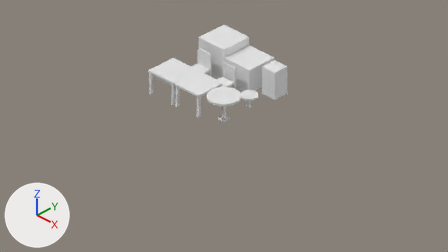
What one commit did to the Blender file assets/src/Furniture.blend.
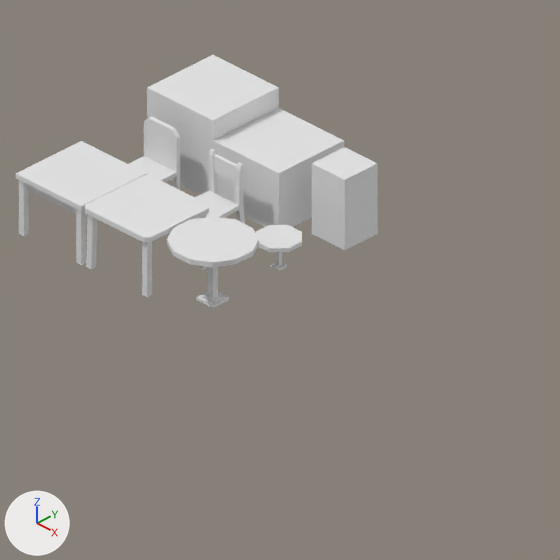
Each version appears first from the file's camera 'Camera', and next in a close-up on the part from 32% to 80% of the width and 1% to 87% of the height. Arrows for +X, +Y and +Z are at lower left; the lights stay in place.

In view in the first close-up: 'BasicChair', 'BasicTable', 'RoundChair', 'RoundTable', 'SimpleChair', 'SimpleTable', 'UnitChair', 'UnitCube', 'UnitTable'.
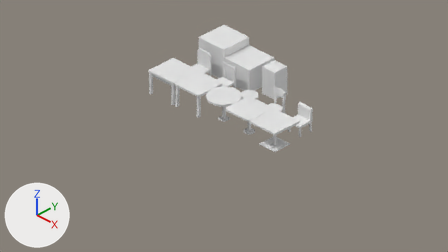
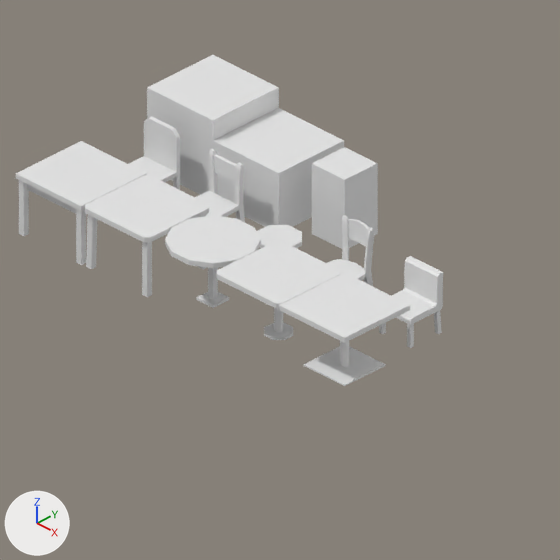
Pixel boxes (x1, y1, x2, y2) of what changed, in the close-ups (560 x 560 px):
'ContemporaryTable', added: after (279, 273, 410, 386)
'ModernTable', added: after (217, 241, 341, 340)
'ContemporaryChair', added: after (379, 256, 443, 348)
'ModernChair', added: after (327, 215, 375, 286)

Diff of the bpy script that builds the scene:
```diff
--- a/assets/src/Furniture.blend.py
+++ b/assets/src/Furniture.blend.py
@@ me_cube_010 @@
+me_cube_010.from_pydata(...)  # 76 vertices, 53 faces; spans x -0.2..0.2, y -0.2..0.2, z 0.0..0.6
@@ me_cube_009 @@
+me_cube_009.from_pydata(...)  # 36 vertices, 19 faces; spans x -0.398..0.398, y -0.398..0.398, z 0.0..0.6
@@ me_cube_008 @@
+me_cube_008.from_pydata(...)  # 138 vertices, 101 faces; spans x -0.2..0.2, y -0.2..0.2, z 0.0..0.7
@@ me_cube_007 @@
+me_cube_007.from_pydata(...)  # 48 vertices, 30 faces; spans x -0.398..0.398, y -0.398..0.398, z 0.0..0.6
@@ ob_contemporarychair @@
+ob_contemporarychair = bpy.data.objects.new('ContemporaryChair', me_cube_010)
+ob_contemporarychair.location = (3.6, -1.2, 0.0)
@@ ob_contemporarytable @@
+ob_contemporarytable = bpy.data.objects.new('ContemporaryTable', me_cube_009)
+ob_contemporarytable.location = (3.6, -2.0, 0.0)
@@ ob_modernchair @@
+ob_modernchair = bpy.data.objects.new('ModernChair', me_cube_008)
+ob_modernchair.location = (2.8, -1.2, 0.0)
@@ ob_moderntable @@
+ob_moderntable = bpy.data.objects.new('ModernTable', me_cube_007)
+ob_moderntable.location = (2.8, -2.0, 0.0)
```
